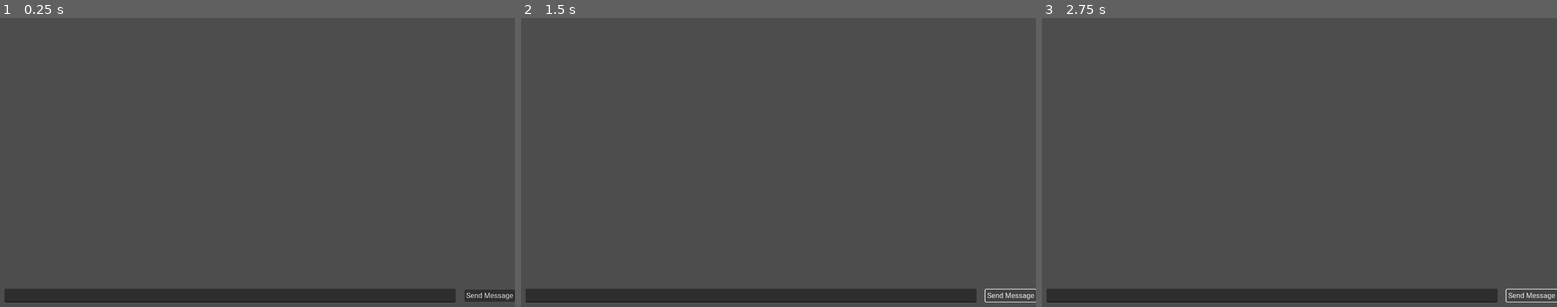
Above: before the commit, frames 1-3 (left to right).
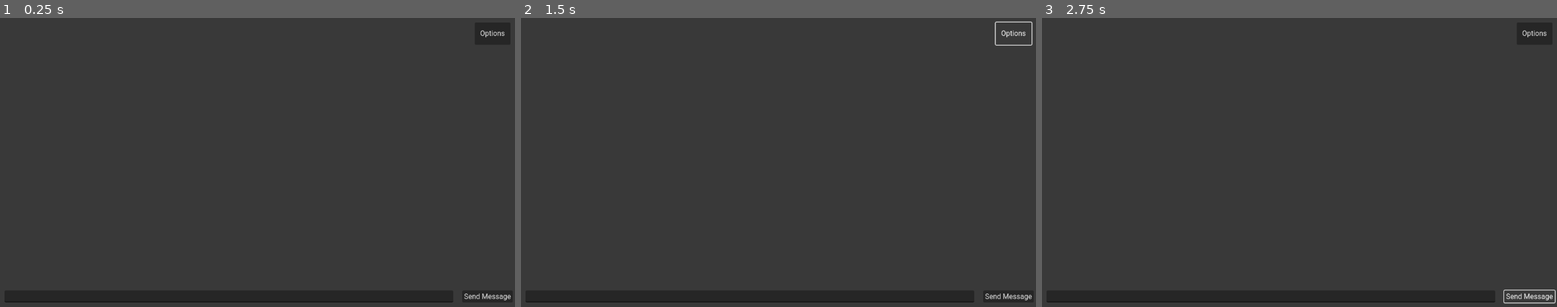
Above: after the commit, the same moments.

Repository: wilcockj/GodotChatClient
Game: Godot game, scene res://node_2d.tscn
The game is run twice, just before and just after one commit, with the same random seed, the same clock (stepped at 60 frames per second) and the same inputs.
Inputs:
- Up to frame 1 (0.25 s): no input
- Up to frame 2 (1.5 s): click "Send Message" at 0.5 s; click "Send Message" (after the commit: "Options") at 1.25 s
- Up to frame 3 (2.75 s): click "Send Message" at 2 s

The runs differ from the first frame. In frame 1, 0.7% of the frame differs, in the area x 87-100%, y 1-99%; in frame 2, 0.5%; in frame 3, 0.9%.

Commit message:
added connect and disconnect sound and attempting exponential backoff reconnect

Diff:
--- a/Chat.gd
+++ b/Chat.gd
@@ -5,7 +5,6 @@
 
 func set_size_for_wrap():
 	var ysize = chat_label.get_line_count() * chat_label.get_line_height()
-	print(ysize)
 	set_custom_minimum_size(Vector2(0,ysize))
 
 func set_chat_text(text):
--- a/Node2D.gd
+++ b/Node2D.gd
@@ -1,9 +1,24 @@
 extends Node2D
+
+# todo add messages sent by self
+enum {DISCONNECTED, CONNECTED}
+var connection_state = DISCONNECTED
+# Variables related to retry connection and backoff
+var max_retries = 5  # The maximum number of times to retry
+var current_retry = 0  # The current retry count
+var retry_delay = 1.0  # Start with a delay of 1 second
+var max_retry_delay = 16.0  # The maximum delay of 16 seconds
+
+@export var retry_timer: Timer
 
 @export var text_input: LineEdit
 @export var chat_container: VBoxContainer
+
 # The URL we will connect to
-@export var websocket_url = "wss://swiftnotes.net/ws"
+@export var websocket_url = "ws://localhost:8089/ws"
+# Audio player for connect and disconnect
+@export var audio_player: AudioStreamPlayer
+
 @onready var label_scene = preload("res://Chat.tscn")
 
 var uuid_util = preload('res://uuid.gd').new()
@@ -22,6 +37,7 @@
 	chat.timestamp = Time.get_unix_time_from_system()
 	chat.uuid = uuid_util.generate_uuid()
 
+
 func contains_chat_id(search_id):
 	for child in chat_container.get_children():
 		if child is Control and child.has_method("set_chat_id"):
@@ -39,17 +55,38 @@
 func set_label(label,message):
 	label.set_chat_text(message)
 
+func play_connect_sound():
+	var stream = AudioStreamMP3.new()
+	var file = FileAccess.open("res://sounds/connect.mp3", FileAccess.READ)
+	var sound = AudioStreamMP3.new()
+	sound.data = file.get_buffer(file.get_length())
+	audio_player.stream = sound
+	# Play the audio
+	audio_player.play()
+
+func play_disconnect_sound():
+	var stream = AudioStreamMP3.new()
+	var file = FileAccess.open("res://sounds/disconnect.mp3", FileAccess.READ)
+	var sound = AudioStreamMP3.new()
+	sound.data = file.get_buffer(file.get_length())
+	audio_player.stream = sound
+	# Play the audio
+	audio_player.play()
+
 func _process(_delta):
 	socket.poll()
 	var state = socket.get_ready_state()
 	if state == WebSocketPeer.STATE_OPEN:
+		if connection_state == DISCONNECTED:
+			connection_state = CONNECTED
+			play_connect_sound()
+
 		while socket.get_available_packet_count():
 			var recv_chat = socket.get_packet().get_string_from_utf8()
 			var json = JSON.new()
 			var error = json.parse(recv_chat)
 			if error == OK:
 				var data_received = json.data
-				print(data_received)
 				if data_received.userid != chat.userid:
 					var chat_present = contains_chat_id(data_received.uuid)
 					if !chat_present:
@@ -61,12 +98,39 @@
 		# Keep polling to achieve proper close.
 		pass
 	elif state == WebSocketPeer.STATE_CLOSED:
+		#close socket so it can be reconnected
+
+		if connection_state == CONNECTED:
+			connection_state = DISCONNECTED
+			play_disconnect_sound()
 		var code = socket.get_close_code()
 		var reason = socket.get_close_reason()
+		socket.close()
 		print("WebSocket closed with code: %d, reason %s. Clean: %s" % [code, reason, code != -1])
 		set_process(false) # Stop processing.
 		# need to add actual retry connecting with backoff
-		socket.connect_to_url(websocket_url)
+		if current_retry == 0:
+			socket = WebSocketPeer.new()
+		if current_retry < max_retries:
+			retry_connecting()
+		else:
+			print("Max retries reached. Stopping reconnection attempts.")
+			set_process(false)  # Stop processing.
+
+func retry_connecting():
+	current_retry += 1
+	print("Attempting to reconnect. Try number: %d" % current_retry)
+	# Try to connect again
+	print(socket.get_ready_state())
+	socket.connect_to_url(websocket_url)
+	# Increment delay for the next potential retry, but cap it to max_retry_delay
+	retry_timer.stop()
+	retry_timer.start(retry_delay)
+	print(retry_delay)
+	retry_delay = min(retry_delay * 2, max_retry_delay)
+
+func _on_retry_timer_timeout():
+	retry_connecting()
 
 func _on_line_edit_text_changed(new_text):
 	var state = socket.get_ready_state()
--- a/node_2d.tscn
+++ b/node_2d.tscn
@@ -2,10 +2,12 @@
 
 [ext_resource type="Script" path="res://Node2D.gd" id="1_vx7re"]
 
-[node name="Node2D" type="Node2D" node_paths=PackedStringArray("text_input", "chat_container")]
+[node name="Node2D" type="Node2D" node_paths=PackedStringArray("retry_timer", "text_input", "chat_container", "audio_player")]
 script = ExtResource("1_vx7re")
-text_input = NodePath("CanvasLayer/Control/HBoxContainer/MarginContainer2/LineEdit")
-chat_container = NodePath("CanvasLayer/Control/ScrollContainer/VBoxContainer")
+retry_timer = NodePath("WebSocketRetryTimer")
+text_input = NodePath("CanvasLayer/Control/VBoxContainer/HBoxContainer/MarginContainer2/LineEdit")
+chat_container = NodePath("CanvasLayer/Control/VBoxContainer/ScrollContainer/VBoxContainer")
+audio_player = NodePath("AudioStreamPlayer")
 
 [node name="CanvasLayer" type="CanvasLayer" parent="."]
 
@@ -17,53 +19,69 @@
 grow_horizontal = 2
 grow_vertical = 2
 
-[node name="HBoxContainer" type="HBoxContainer" parent="CanvasLayer/Control"]
-custom_minimum_size = Vector2(20, 20)
+[node name="VBoxContainer" type="VBoxContainer" parent="CanvasLayer/Control"]
 layout_mode = 1
-anchors_preset = 12
-anchor_top = 1.0
+anchors_preset = 15
 anchor_right = 1.0
 anchor_bottom = 1.0
-offset_top = -41.0
 grow_horizontal = 2
-grow_vertical = 0
+grow_vertical = 2
+
+[node name="MarginContainer" type="MarginContainer" parent="CanvasLayer/Control/VBoxContainer"]
+layout_mode = 2
+theme_override_constants/margin_top = 10
+theme_override_constants/margin_right = 10
+
+[node name="Button" type="Button" parent="CanvasLayer/Control/VBoxContainer/MarginContainer"]
+custom_minimum_size = Vector2(80, 50)
+layout_mode = 2
+size_flags_horizontal = 8
+text = "Options"
+
+[node name="ScrollContainer" type="ScrollContainer" parent="CanvasLayer/Control/VBoxContainer"]
+layout_mode = 2
+size_flags_vertical = 3
+
+[node name="VBoxContainer" type="VBoxContainer" parent="CanvasLayer/Control/VBoxContainer/ScrollContainer"]
+layout_mode = 2
+size_flags_horizontal = 3
+size_flags_vertical = 3
+
+[node name="HBoxContainer" type="HBoxContainer" parent="CanvasLayer/Control/VBoxContainer"]
+custom_minimum_size = Vector2(20, 20)
+layout_mode = 2
+size_flags_vertical = 8
 theme_override_constants/separation = 20
 
-[node name="MarginContainer2" type="MarginContainer" parent="CanvasLayer/Control/HBoxContainer"]
+[node name="MarginContainer2" type="MarginContainer" parent="CanvasLayer/Control/VBoxContainer/HBoxContainer"]
 layout_mode = 2
 size_flags_horizontal = 3
 theme_override_constants/margin_left = 10
 theme_override_constants/margin_bottom = 10
 
-[node name="LineEdit" type="LineEdit" parent="CanvasLayer/Control/HBoxContainer/MarginContainer2"]
+[node name="LineEdit" type="LineEdit" parent="CanvasLayer/Control/VBoxContainer/HBoxContainer/MarginContainer2"]
 custom_minimum_size = Vector2(40, 20)
 layout_mode = 2
 size_flags_horizontal = 3
 
-[node name="MarginContainer" type="MarginContainer" parent="CanvasLayer/Control/HBoxContainer"]
+[node name="MarginContainer" type="MarginContainer" parent="CanvasLayer/Control/VBoxContainer/HBoxContainer"]
 layout_mode = 2
+theme_override_constants/margin_right = 5
 theme_override_constants/margin_bottom = 10
 
-[node name="Button" type="Button" parent="CanvasLayer/Control/HBoxContainer/MarginContainer"]
+[node name="Button" type="Button" parent="CanvasLayer/Control/VBoxContainer/HBoxContainer/MarginContainer"]
 layout_mode = 2
 size_flags_horizontal = 2
 size_flags_vertical = 4
 text = "Send Message
 "
 
-[node name="ScrollContainer" type="ScrollContainer" parent="CanvasLayer/Control"]
-layout_mode = 1
-anchors_preset = 15
-anchor_right = 1.0
-anchor_bottom = 1.0
-offset_bottom = -49.0
-grow_horizontal = 2
-grow_vertical = 2
+[node name="AudioStreamPlayer" type="AudioStreamPlayer" parent="."]
+volume_db = -14.857
 
-[node name="VBoxContainer" type="VBoxContainer" parent="CanvasLayer/Control/ScrollContainer"]
-layout_mode = 2
-size_flags_horizontal = 3
-size_flags_vertical = 3
+[node name="WebSocketRetryTimer" type="Timer" parent="."]
+one_shot = true
 
-[connection signal="text_changed" from="CanvasLayer/Control/HBoxContainer/MarginContainer2/LineEdit" to="." method="_on_line_edit_text_changed"]
-[connection signal="text_submitted" from="CanvasLayer/Control/HBoxContainer/MarginContainer2/LineEdit" to="." method="_on_line_edit_text_submitted"]
+[connection signal="text_changed" from="CanvasLayer/Control/VBoxContainer/HBoxContainer/MarginContainer2/LineEdit" to="." method="_on_line_edit_text_changed"]
+[connection signal="text_submitted" from="CanvasLayer/Control/VBoxContainer/HBoxContainer/MarginContainer2/LineEdit" to="." method="_on_line_edit_text_submitted"]
+[connection signal="timeout" from="WebSocketRetryTimer" to="." method="_on_retry_timer_timeout"]
--- a/project.godot
+++ b/project.godot
@@ -18,3 +18,7 @@
 [gui]
 
 theme/custom_font="res://Roboto.tres"
+
+[rendering]
+
+environment/defaults/default_clear_color=Color(0.223529, 0.223529, 0.223529, 1)
Not shown, added: sounds/connect.mp3.import
Not shown, added: sounds/disconnect.mp3.import
Not shown, changed: .gitignore
Not shown, added: sounds/connect.aif
Not shown, added: sounds/connect.mp3
Not shown, added: sounds/disconnect.aif
Not shown, added: sounds/disconnect.mp3
